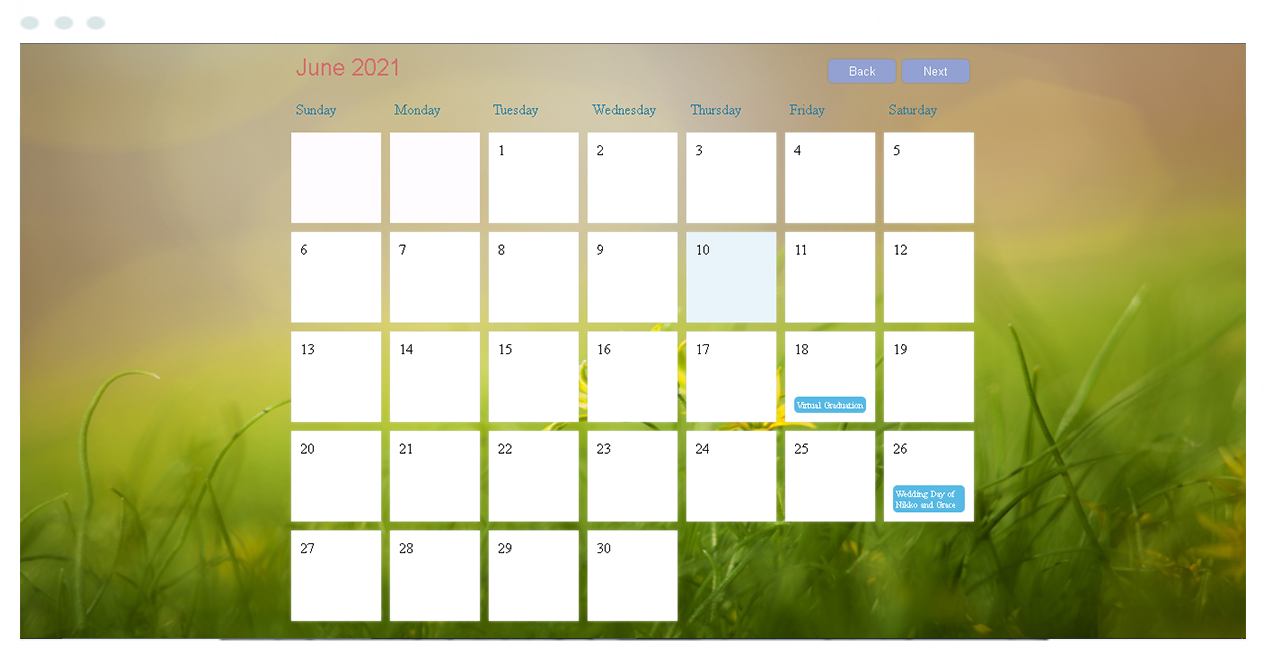
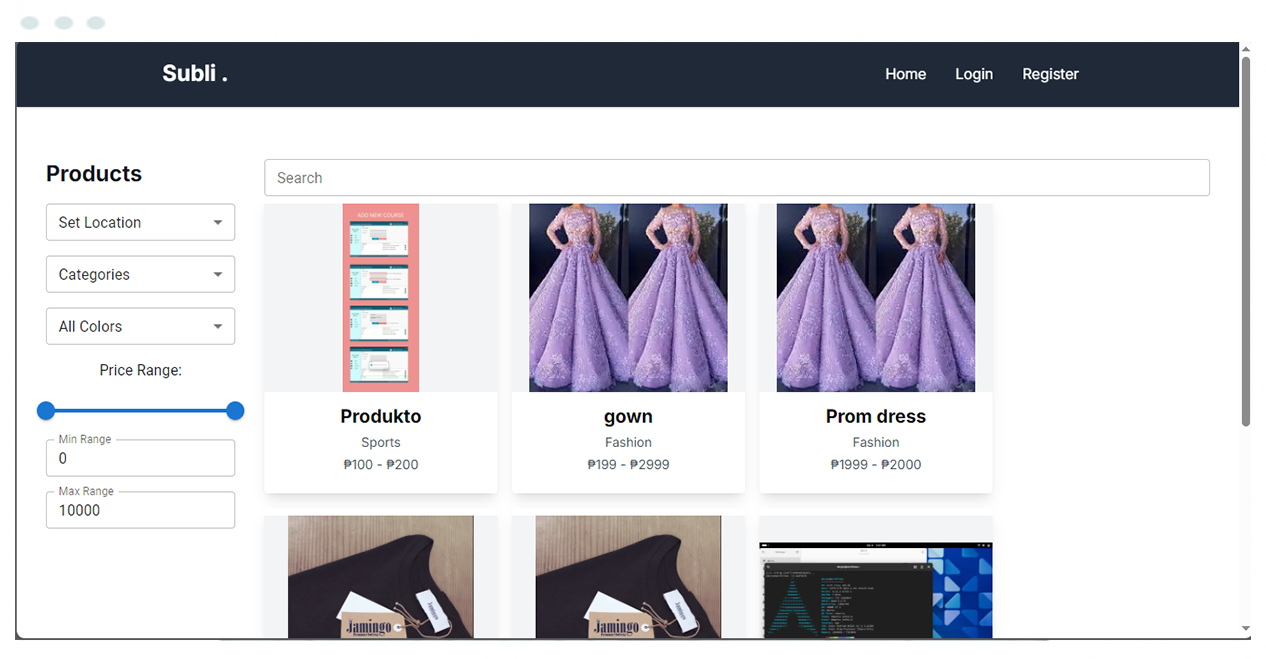
The second 1266 x 659 image is a revision of the first. Changes to its layers:
added layer "Layer 2" above "Layer 1" over [15, 42, 1251, 640]
hid "calendar" over [15, 42, 1251, 640]